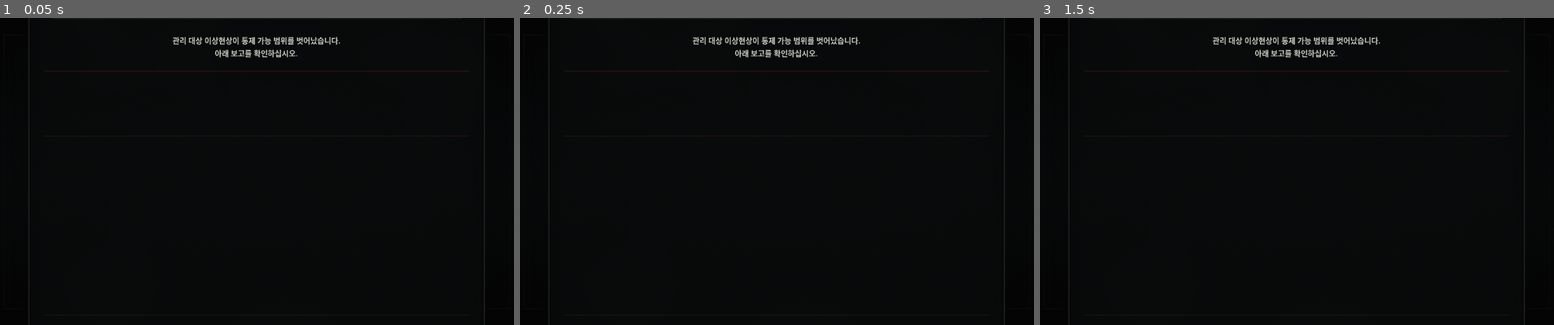
Above: before the commit, frames 1-3 (left to right).
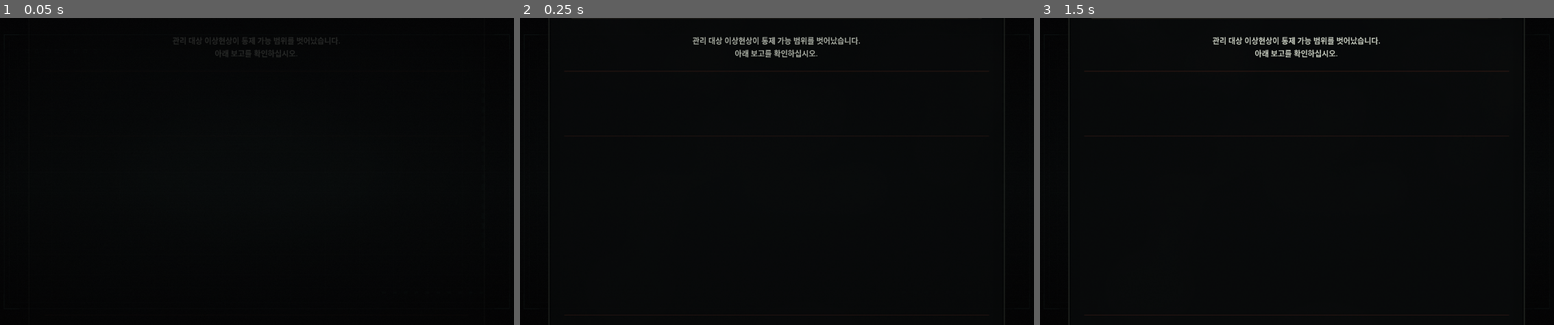
Above: after the commit, the same moments.

Repository: maze4670/AnomalyManagementBranch
Game: Godot game, scene res://scenes/ending/ContainmentFailureScreen.tscn
Same seed, same stepped clock (60 frames per second), same inputs: the game is played once before the commit and once after it. This scene is started directly instead of the project's main scene.
Inputs (mouse positions are in pixels of both pictures, inside the frame that each line leads up to):
- Up to frame 1 (0.05 s): no input
- Up to frame 2 (0.25 s): no input
- Up to frame 3 (1.5 s): tap Enter (ui_accept) at 0.5, 0.77, 1.25 s; move the mouse to (1415, 156) at 0.52 s; click (1415, 156) at 0.67 s; move the mouse to (1189, 186) at 1.27 s; click (1189, 186) at 1.42 s

The runs differ from the first frame. In frame 1, 1.0% of the frame differs, in the area x 5-95%, y 0-100%; in frame 2, 0.3%; in frame 3, nothing differs.

Commit message:
Polish UI presentation effects

Diff:
--- /dev/null
+++ b/scripts/ui/common/ui_effects.gd
@@ -0,0 +1,42 @@
+extends RefCounted
+
+const EFFECT_TWEEN_META := "ui_effect_tween"
+
+
+static func play_status_reveal(target: CanvasItem) -> void:
+	if target == null or not is_instance_valid(target) or not target.is_inside_tree():
+		return
+
+	_kill_effect_tween(target)
+	target.modulate.a = 0.0
+	var tween: Tween = target.get_tree().create_tween()
+	target.set_meta(EFFECT_TWEEN_META, tween)
+	tween.tween_property(target, "modulate:a", 1.0, 0.2)
+
+
+static func play_choice_selected(target: CanvasItem) -> void:
+	if target == null or not is_instance_valid(target) or not target.is_inside_tree():
+		return
+
+	_kill_effect_tween(target)
+	target.modulate = Color(1.14, 1.1, 0.94, 1.0)
+	var tween: Tween = target.get_tree().create_tween()
+	target.set_meta(EFFECT_TWEEN_META, tween)
+	tween.tween_property(target, "modulate", Color.WHITE, 0.11)
+
+
+static func play_result_panel_reveal(target: CanvasItem) -> void:
+	if target == null or not is_instance_valid(target) or not target.is_inside_tree():
+		return
+
+	_kill_effect_tween(target)
+	target.modulate.a = 0.0
+	var tween: Tween = target.get_tree().create_tween()
+	target.set_meta(EFFECT_TWEEN_META, tween)
+	tween.tween_property(target, "modulate:a", 1.0, 0.3)
+
+
+static func _kill_effect_tween(target: CanvasItem) -> void:
+	var existing: Variant = target.get_meta(EFFECT_TWEEN_META, null)
+	if existing is Tween and (existing as Tween).is_valid():
+		(existing as Tween).kill()
--- a/scripts/ui/ending/containment_failure_screen.gd
+++ b/scripts/ui/ending/containment_failure_screen.gd
@@ -6,7 +6,9 @@
 const SCREEN_TRANSITION := preload("res://scripts/ui/common/screen_transition.gd")
 const BUTTON_FEEDBACK := preload("res://scripts/ui/common/button_feedback.gd")
 const AUDIO_FEEDBACK := preload("res://scripts/ui/common/audio_feedback.gd")
+const UI_EFFECTS := preload("res://scripts/ui/common/ui_effects.gd")
 
+@onready var failure_panel: PanelContainer = $CenterContainer/FailurePanel
 @onready var screen_title_label: Label = $CenterContainer/FailurePanel/ContentContainer/HeaderPanel/ScreenTitleLabel
 @onready var notice_label: Label = $CenterContainer/FailurePanel/ContentContainer/NoticeLabel
 @onready var display_id_label: Label = $CenterContainer/FailurePanel/ContentContainer/CaseMetaContainer/DisplayIdLabel
@@ -26,6 +28,7 @@
 	BUTTON_FEEDBACK.install(self)
 	_load_failure_report()
 	_update_report_display()
+	UI_EFFECTS.play_result_panel_reveal(failure_panel)
 
 
 func _load_failure_report() -> void:
--- a/scripts/ui/ending/ending_screen.gd
+++ b/scripts/ui/ending/ending_screen.gd
@@ -5,6 +5,7 @@
 const BUTTON_FEEDBACK := preload("res://scripts/ui/common/button_feedback.gd")
 const TEXT_REVEAL := preload("res://scripts/ui/common/text_reveal_label.gd")
 const AUDIO_FEEDBACK := preload("res://scripts/ui/common/audio_feedback.gd")
+const UI_EFFECTS := preload("res://scripts/ui/common/ui_effects.gd")
 
 @onready var title_label: Label = $CenterContainer/ResultPanel/ContentContainer/HeaderPanel/TitleLabel
 @onready var body_label: Label = $CenterContainer/ResultPanel/ContentContainer/BodyLabel
@@ -34,6 +35,7 @@
 		title_label.text = "직위 해제 통지"
 		body_label.text = "기관 신뢰도 붕괴로 인해 지부장 직위가 해제되었습니다."
 	TEXT_REVEAL.reveal(self, body_label, body_label.text, 55.0)
+	UI_EFFECTS.play_result_panel_reveal(result_panel)
 
 
 func _apply_bad_ending_style() -> void:
--- a/scripts/ui/work/report_tab.gd
+++ b/scripts/ui/work/report_tab.gd
@@ -5,6 +5,7 @@
 const SAVE_MANAGER_SCRIPT := preload("res://scripts/save/save_manager.gd")
 const SCREEN_TRANSITION := preload("res://scripts/ui/common/screen_transition.gd")
 const TEXT_REVEAL := preload("res://scripts/ui/common/text_reveal_label.gd")
+const UI_EFFECTS := preload("res://scripts/ui/common/ui_effects.gd")
 
 @onready var report_list_container: VBoxContainer = $RootContainer/ContentContainer/ReportListPanel/ReportListContainer
 @onready var report_list_label: Label = $RootContainer/ContentContainer/ReportListPanel/ReportListContainer/ReportListLabel
@@ -223,6 +224,8 @@
 	selected_choice_index = choice_index
 	status_label.text = ""
 	_update_choice_buttons()
+	if choice_index >= 0 and choice_index < choice_buttons.size():
+		UI_EFFECTS.play_choice_selected(choice_buttons[choice_index])
 
 
 func _update_choice_buttons() -> void:
@@ -312,6 +315,9 @@
 	selected_choice_index = _find_choice_index(selected_choice_id)
 	_show_current_report_detail()
 	_update_choice_buttons()
+	UI_EFFECTS.play_status_reveal(completed_stamp_label)
+	if confirmed_choice_label.visible:
+		UI_EFFECTS.play_status_reveal(confirmed_choice_label)
 	_update_report_list()
 	_update_work_screen_action_label()
 
@@ -401,6 +407,7 @@
 		_show_current_report_detail()
 		_set_report_controls_visible(true)
 		_update_choice_buttons()
+		UI_EFFECTS.play_status_reveal(completed_stamp_label)
 		return
 
 	if result == "containment_failed":
Not shown, added: scripts/ui/common/ui_effects.gd.uid
